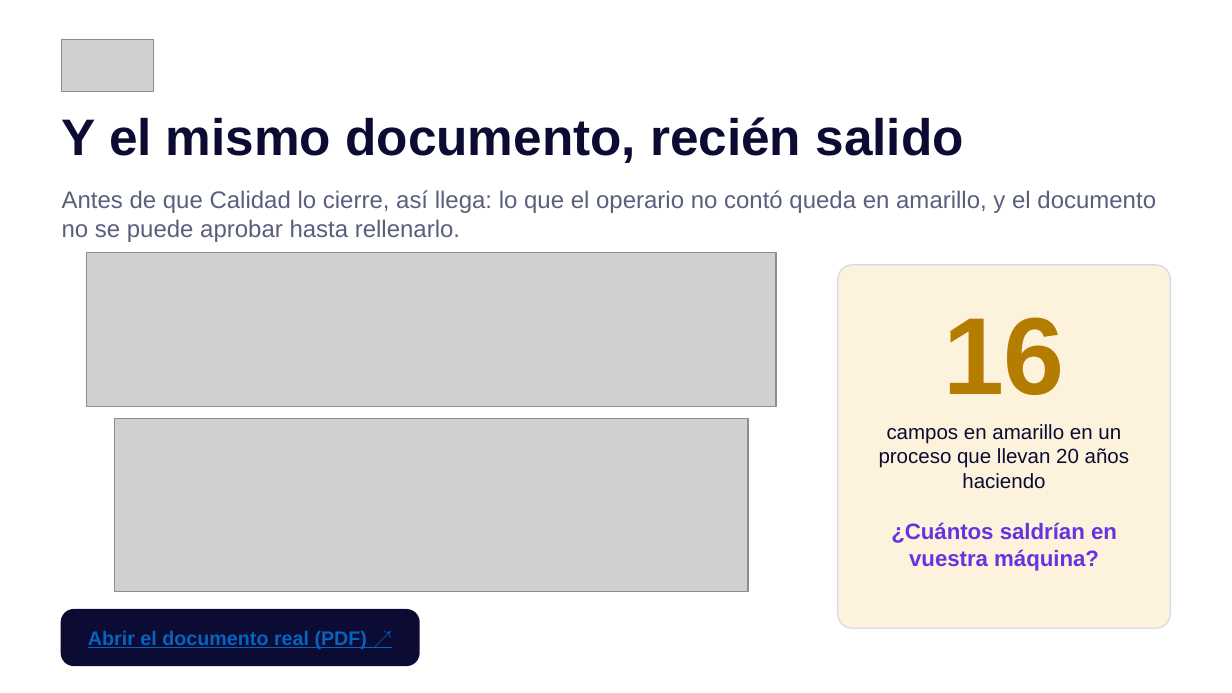
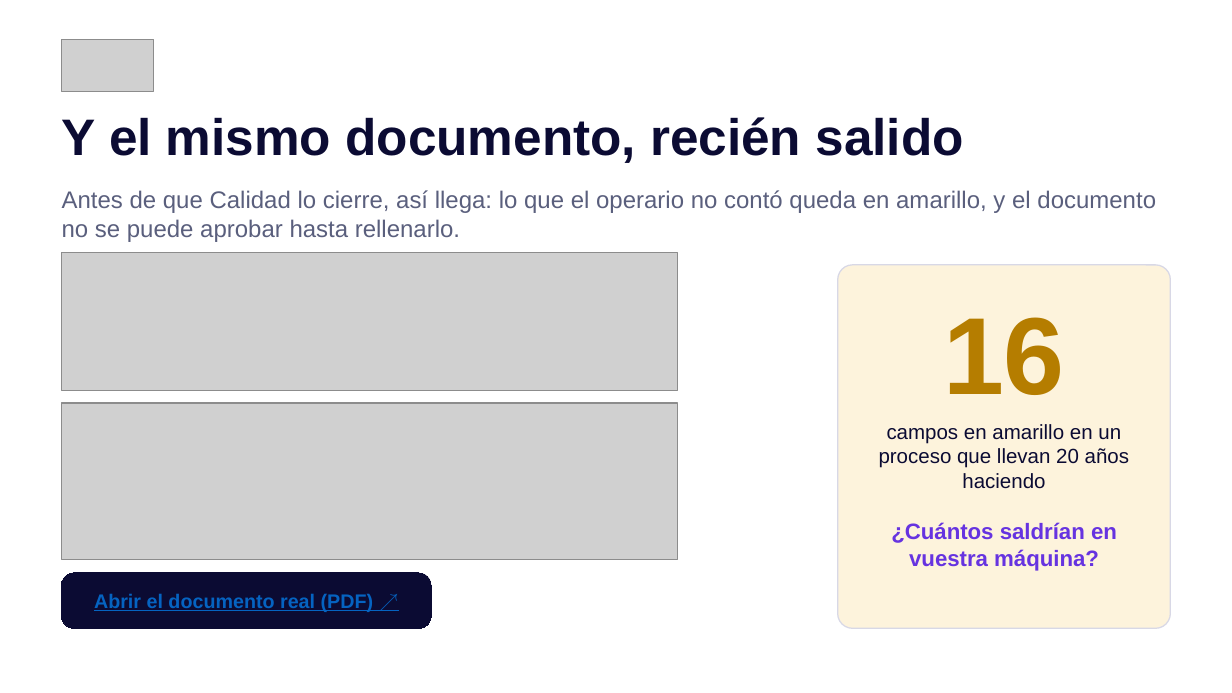
Before and after one commit to L1yac/mapealo, a slide deck: slide 7 of demo-ale/DEMO-MAPEALO.pptx. Drawn at 1232x693 pixels with LibreOffice and Linux fonts; fonts in the diff are those of the drawing; grey boxes stand for pictures. Boxes give left, top, right and bottom in pixels: in the first picture for what was removed or moved away, otherwise in the second. Text is boxed around its words. In the diff, an @@ line names an element or a change of style, - is before the commit and + after.

Commit message:
Documento de ejemplo terminado + presentacion actualizada

```diff
--- a/demo-ale/DEMO-MAPEALO.pptx
+++ b/demo-ale/DEMO-MAPEALO.pptx
@@ picture: place and size @@
-picture at (86,253,776,407)
+picture at (62,253,678,391)
@@ picture: place and size @@
-picture at (115,419,748,591)
+picture at (62,403,678,559)
@@ rounded rectangle "Abrir el documento real (PDF) ...": place and size @@
-rounded rectangle "Abrir el documento real (PDF) ..." at (88,631,368,649)
+rounded rectangle "Abrir el documento real (PDF) ..." at (62,573,431,628)
@@ rounded rectangle "Abrir el documento real (PDF) ..." at (62,573,431,628): fill none to #0B0B33; outline none to #0B0B33 0.75 pt @@
@@ rounded rectangle removed at (62,610,419,665) @@
```
Also in this commit, not shown: 4 other slides changed.
